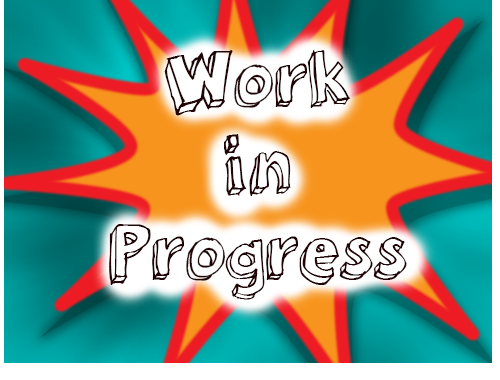
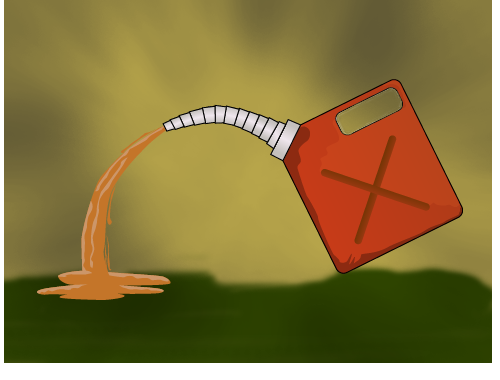
Two versions of the same layered image (500x380). Layer-by-layer changes:
removed layer "Work in Progress" over [109, 50, 407, 300]
removed layer "Layer 3" over [91, 25, 440, 326]
removed layer "Layer 4" over [4, 0, 492, 363]
removed layer "Layer 5" (was 41%) over [4, 0, 492, 363]
added layer "Layer 6" above "Layer 7" over [37, 79, 463, 300]
added layer "Layer 7" (multiply) above "Hue/Saturation 1" over [4, 251, 492, 363]
painted on "Layer 1" over [334, 113, 354, 137]
